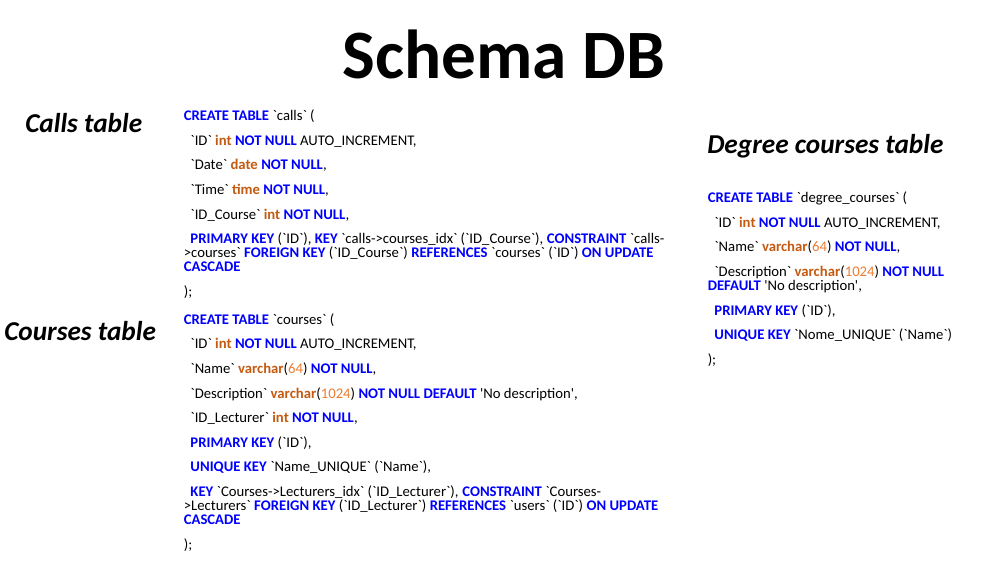
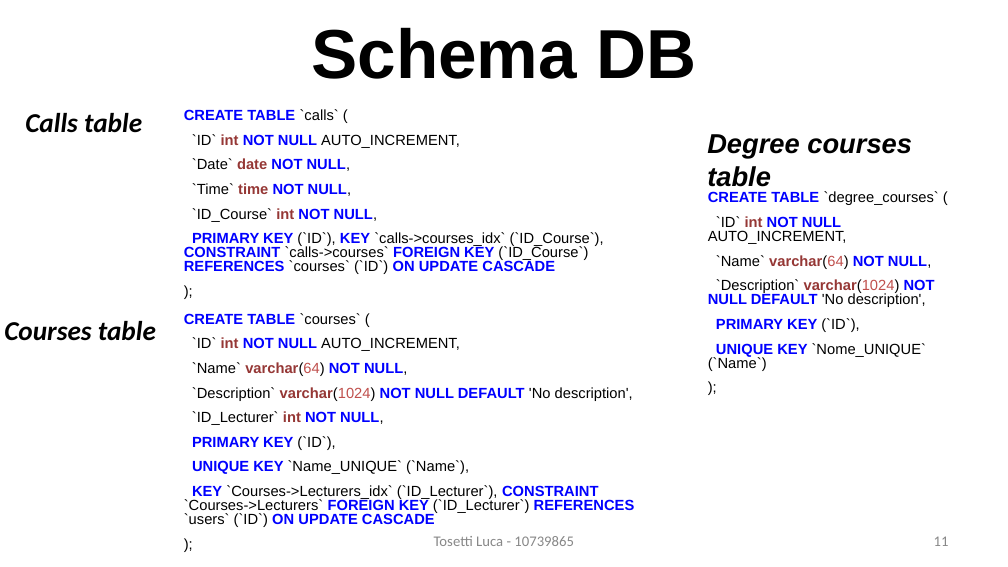
Before and after one commit to LucaTosetti01/ProgettoTIW, a slide deck: slide 11 of PresentazioneProgetto.pptx (slide 10 before the commit). Drawn at 1008x567 pixels with LibreOffice and Linux fonts; fonts in the diff are those of the drawing. Boxes give left, top, right and bottom in pixels: in the first picture for what was removed or moved away, otherwise in the second. Text is boxed around its words. In the diff, an @@ line names an element or a change of style, - is before the commit and + after.

```diff
--- a/PresentazioneProgetto.pptx
+++ b/PresentazioneProgetto.pptx
@@ text "Schema DB" at <box>311,27,696,79</box>: font Calibri to Arial @@
@@ text "CREATE TABLE `calls` (" at <box>184,109,604,274</box>: font Calibri to Arial; text colour #C55A11 to #953735 in "int", "date", "time", "int" @@
@@ text "Degree courses table" at <box>707,134,912,187</box>: font Calibri to Arial @@
@@ text "CREATE TABLE `degree_courses` (" at <box>708,191,939,371</box>: font Calibri to Arial; text colour #C55A11 to #953735 in "int", "varchar(64)", "varchar(1024)"; text colour #ED7D31 to #C0504D in "varchar(64)", "varchar(1024)" @@
@@ text "CREATE TABLE `courses` (" at <box>184,313,635,527</box>: font Calibri to Arial; text colour #C55A11 to #953735 in "int", "varchar(64)", "varchar(1024)", "int"; text colour #ED7D31 to #C0504D in "varchar(64)", "varchar(1024)" @@
@@ text added at <box>434,536,574,546</box>, 14 pt, text #888888 @@
+Tosetti Luca - 10739865
@@ page number added at <box>934,536,949,546</box>, 14 pt, text #888888 @@
+11
```
Also in this commit, not shown: 29 other slides changed, 19 slides added, 21 other files.
